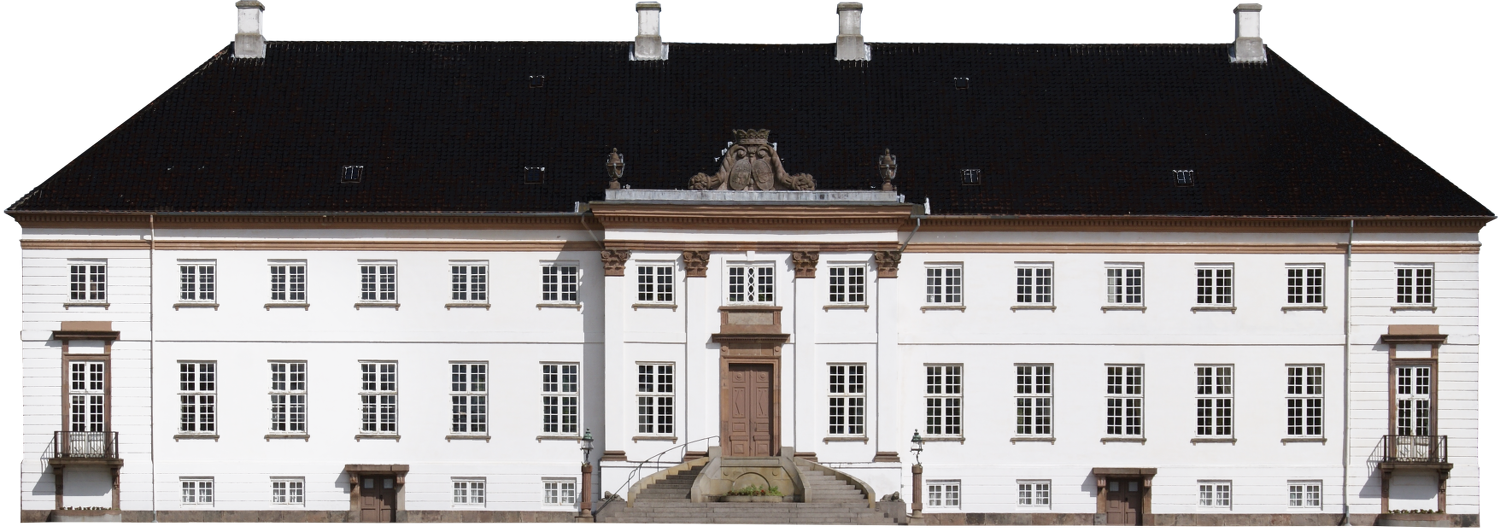
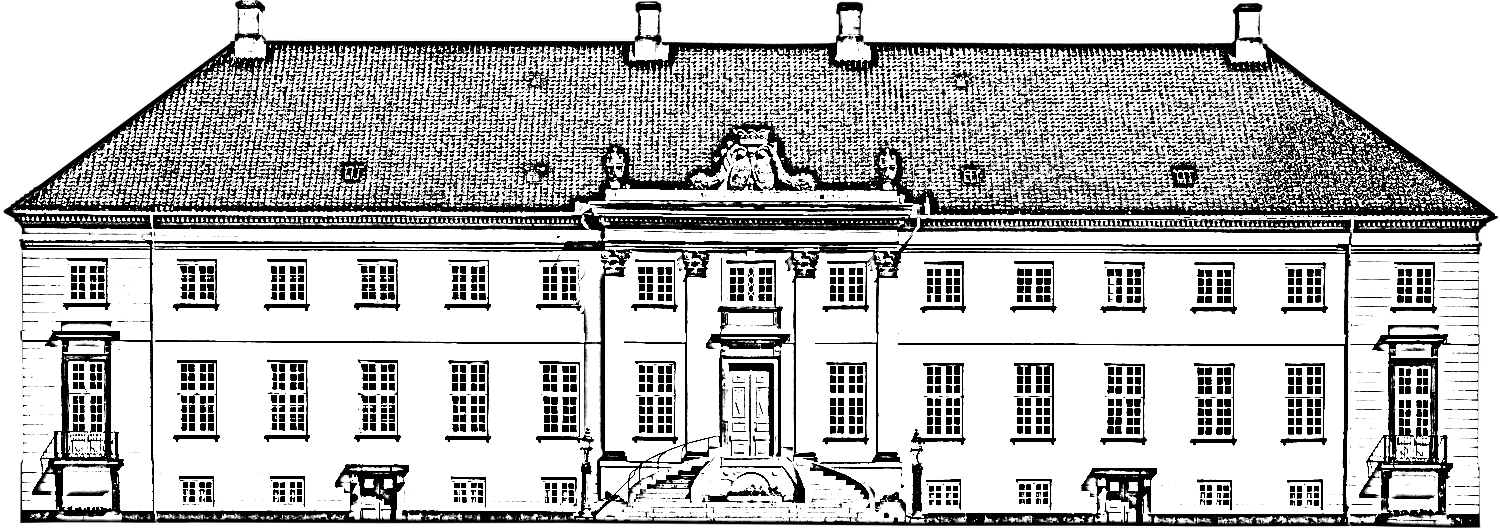
Comparing the layer stacks of the two (1500, 528) images. Changes:
added layer "Drawing" above "Eingefügte Ebene #2" over [3, 0, 1498, 528]
